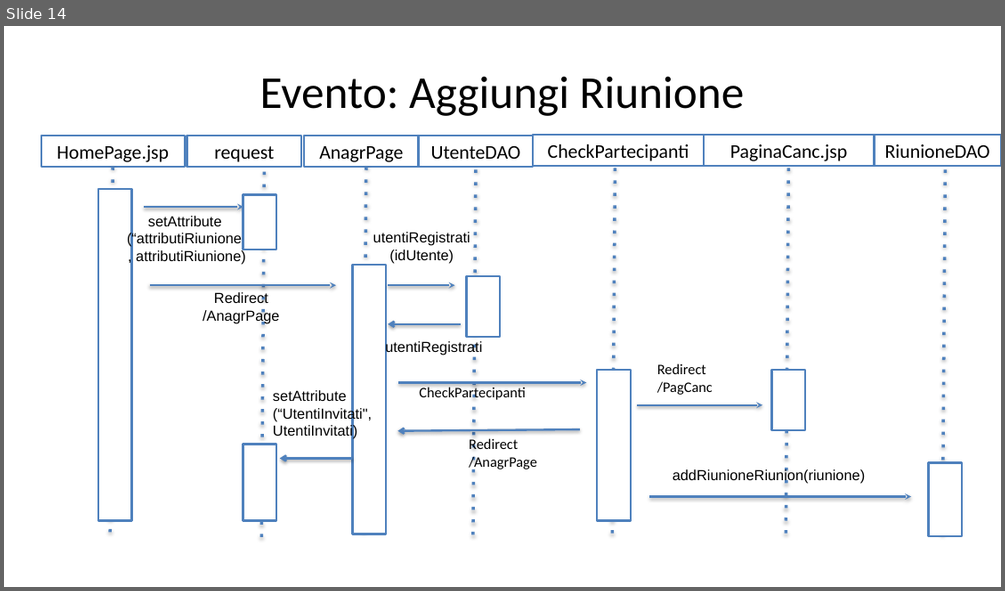
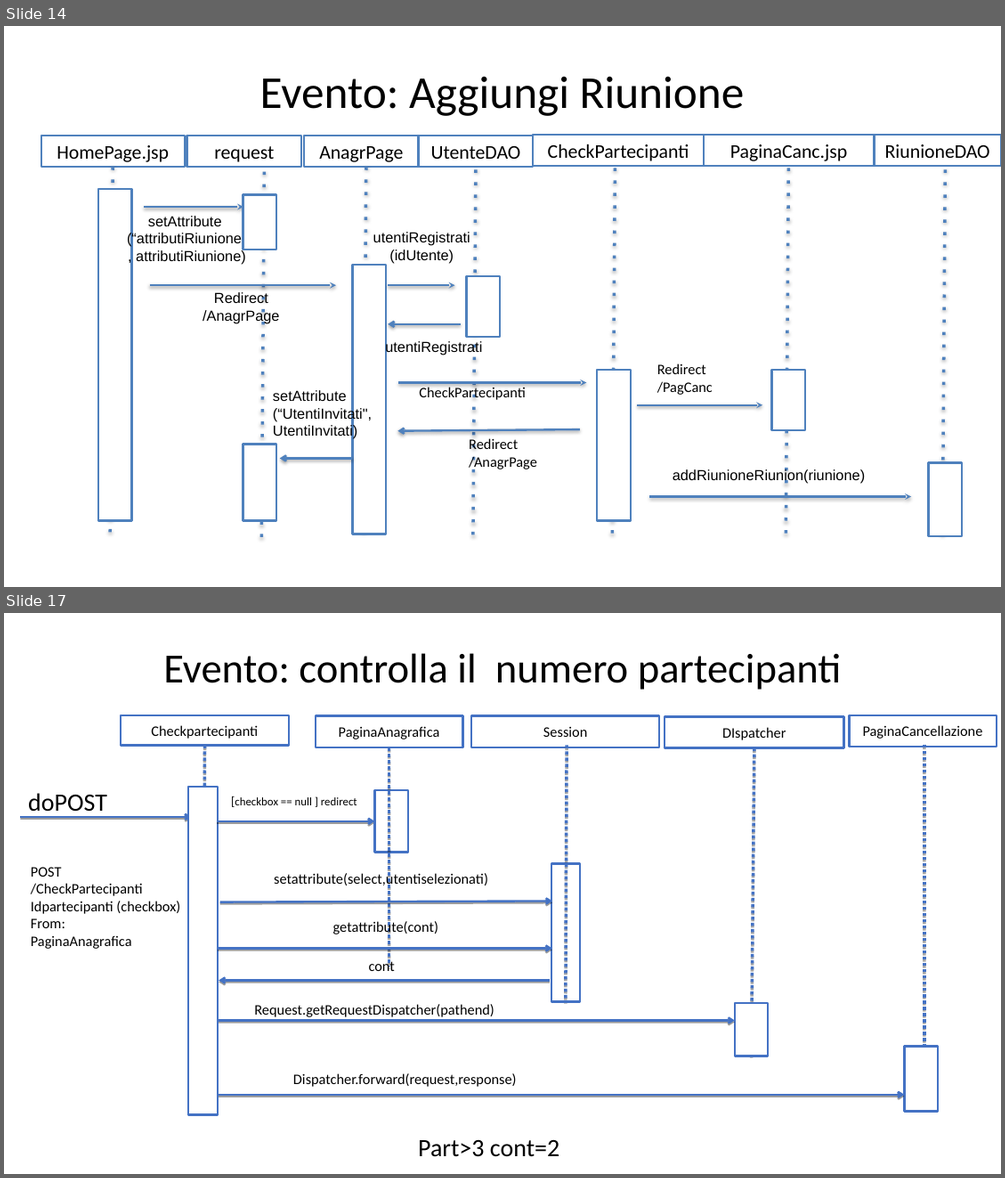
Before and after one commit to lotta98/Progetto5, a slide deck: ProgettoTIW.pptx. Shown one above the other, each under a label of ours: slide 14 before the commit, slides 14 and 17 after it; the slides between them are not shown. The pictures are 1005x591 and 1005x1178 pixels, drawn with LibreOffice and Linux fonts; fonts in the diff are those of the drawing. Boxes give left, top, right and bottom in pixels: in the first picture for what was removed or moved away, otherwise in the second. Text is boxed around its words. In the diff, an @@ line names an element or a change of style, - is before the commit and + after.

```diff
--- a/ProgettoTIW.pptx
+++ b/ProgettoTIW.pptx
@@ slide 17 added at [4,613,1001,1174], background #FFFFFF @@
@@ title added at [163,653,841,690], 40 pt, text #000000 @@
+Evento: controlla il numero partecipanti
@@ rectangle added at [121,715,289,746], fill #FFFFFF, outline #4472C4 2 pt, 14 pt, text #000000 @@
+Checkpartecipanti
@@ rectangle added at [316,716,463,747], fill #FFFFFF, outline #4472C4 2 pt, 14 pt, text #000000 @@
+PaginaAnagrafica
@@ rectangle added at [471,715,659,747], fill #FFFFFF, outline #4472C4 2 pt, 14 pt, text #000000 @@
+Session
@@ rectangle added at [665,717,844,748], fill #FFFFFF, outline #4472C4 2 pt, 14 pt, text #000000 @@
+DIspatcher
@@ rectangle added at [849,715,996,747], fill #FFFFFF, outline #4472C4 2 pt, 14 pt, text #000000 @@
+PaginaCancellazione
@@ line added from (205, 746) to (202, 1101), #4472C4 3 pt @@
@@ line added from (567, 746) to (566, 1002), #4472C4 3 pt @@
@@ line added from (924, 745) to (924, 1081), #4472C4 3 pt @@
@@ line added from (389, 747) to (389, 966), #4472C4 3 pt @@
@@ line added from (754, 747) to (752, 1055), #4472C4 3 pt @@
@@ text added at [28,793,107,811], 24 pt, text #000000 @@
+doPOST
@@ rectangle added at [189,787,218,1115], fill #FFFFFF, outline #4472C4 2 pt @@
@@ text added at [235,797,357,805], 11 pt, text #000000 @@
+[checkbox == null ] redirect
@@ rectangle added at [375,790,409,852], fill #FFFFFF, outline #4472C4 2 pt @@
@@ arrow added from (20, 817) to (192, 817), #4472C4 2 pt @@
@@ arrow added from (217, 821) to (375, 821), #4472C4 2 pt @@
@@ text added at [31,867,180,949], 14 pt, text #000000 @@
+POST
+/CheckPartecipanti
+Idpartecipanti (checkbox)
+From:
+PaginaAnagrafica
@@ text added at [274,872,488,888], 14 pt, text #000000 @@
+setattribute(select,utentiselezionati)
@@ rectangle added at [551,863,580,1002], fill #FFFFFF, outline #4472C4 2 pt @@
@@ arrow added from (220, 901) to (552, 900), #4472C4 2 pt @@
@@ text added at [333,920,438,936], 14 pt, text #000000 @@
+getattribute(cont)
@@ arrow added from (217, 948) to (552, 948), #4472C4 2 pt @@
@@ text added at [369,959,395,971], 14 pt, text #000000 @@
+cont
@@ arrow added from (550, 981) to (218, 981), #4472C4 2 pt @@
@@ text added at [254,1004,494,1017], 14 pt, text #000000 @@
+Request.getRequestDispatcher(pathend)
@@ rectangle added at [735,1004,769,1055], fill #FFFFFF, outline #4472C4 2 pt @@
@@ arrow added from (218, 1021) to (735, 1021), #4472C4 2 pt @@
@@ rectangle added at [905,1046,938,1111], fill #FFFFFF, outline #4472C4 2 pt @@
@@ text added at [293,1073,517,1086], 14 pt, text #000000 @@
+Dispatcher.forward(request,response)
@@ arrow added from (218, 1094) to (905, 1094), #4472C4 2 pt @@
@@ text added at [418,1140,559,1157], 24 pt, text #000000 @@
+Part>3 cont=2
```
Also in this commit, not shown: 3 other slides added.
